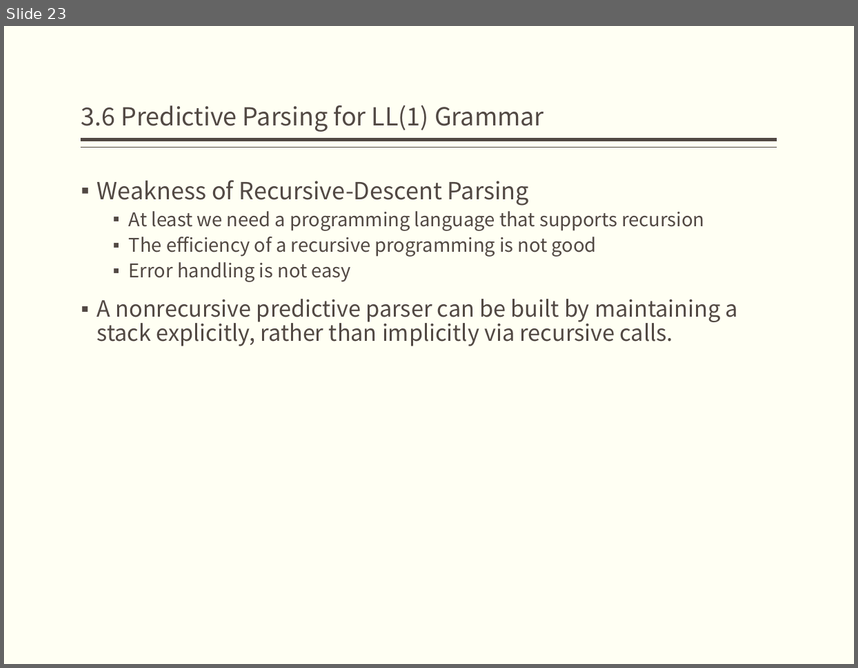
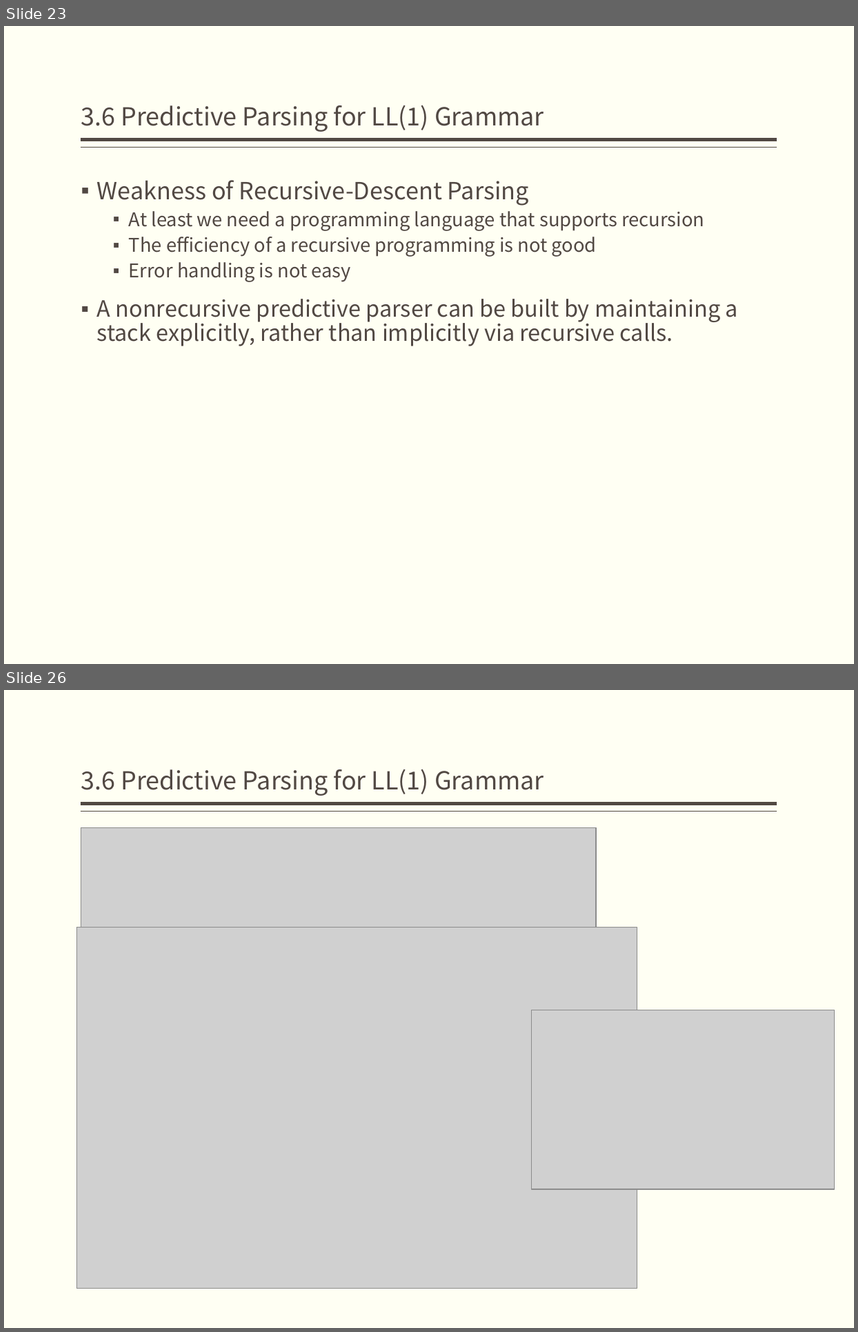
Before and after one commit to bonkboykz/jz81.github.io, a slide deck: course/compiler/LectureNotes/(Spring2017)Lecture4.pptx. Shown one above the other, each under a label of ours: slide 23 before the commit, slides 23 and 26 after it; the slides between them are not shown. The pictures are 858x668 and 858x1332 pixels, drawn with LibreOffice and Linux fonts; fonts in the diff are those of the drawing; grey boxes stand for pictures. Boxes give left, top, right and bottom in pixels: in the first picture for what was removed or moved away, otherwise in the second. Text is boxed around its words. In the diff, an @@ line names an element or a change of style, - is before the commit and + after.

```diff
--- a/course/compiler/LectureNotes/(Spring2017)Lecture4.pptx
+++ b/course/compiler/LectureNotes/(Spring2017)Lecture4.pptx
@@ slide 26 added at <box>4,690,854,1328</box>, background #FFFFF3; not listed: 2 template elements that a slide beside it also shows @@
@@ title added at <box>81,769,544,796</box>, 21 pt, text #514843 @@
+3.6 Predictive Parsing for LL(1) Grammar
@@ picture added at <box>81,828,597,927</box> @@
@@ picture added at <box>77,927,637,1288</box> @@
@@ picture added at <box>532,1009,835,1188</box> @@
```
Also in this commit, not shown: 4 other slides added.
